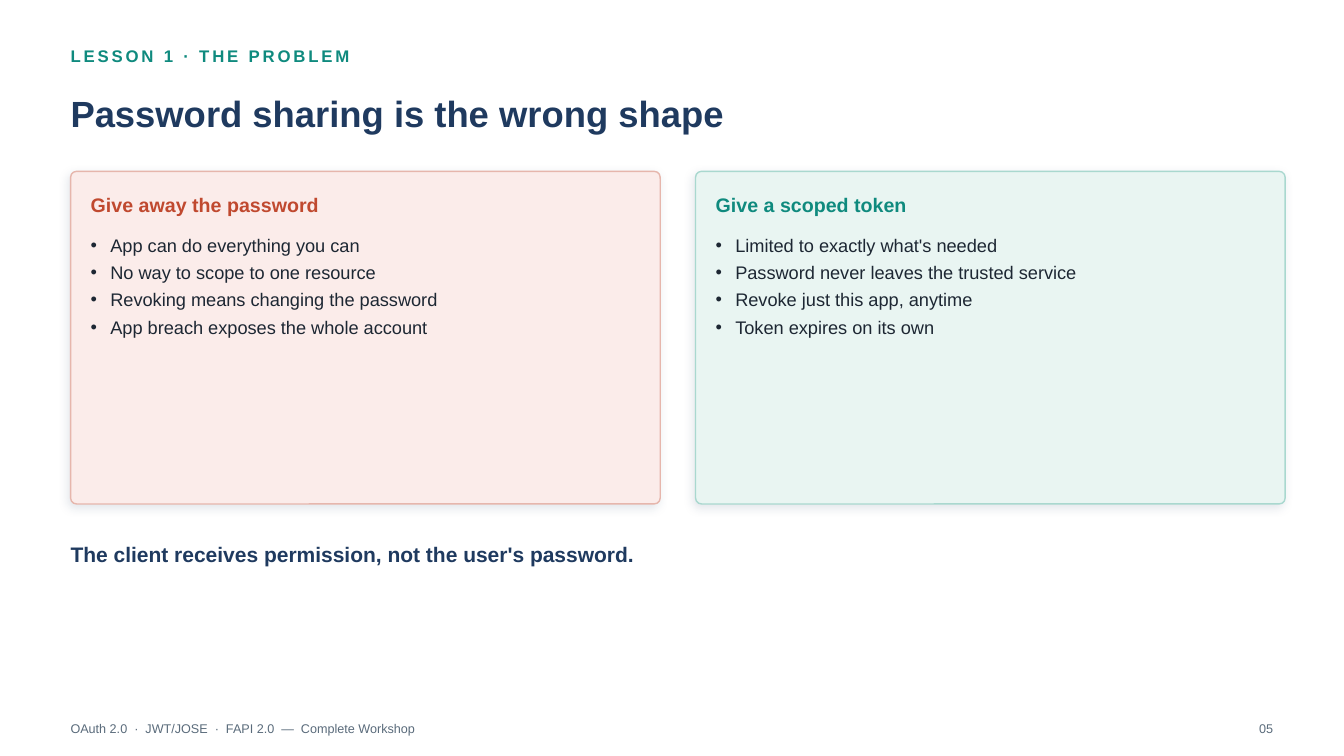
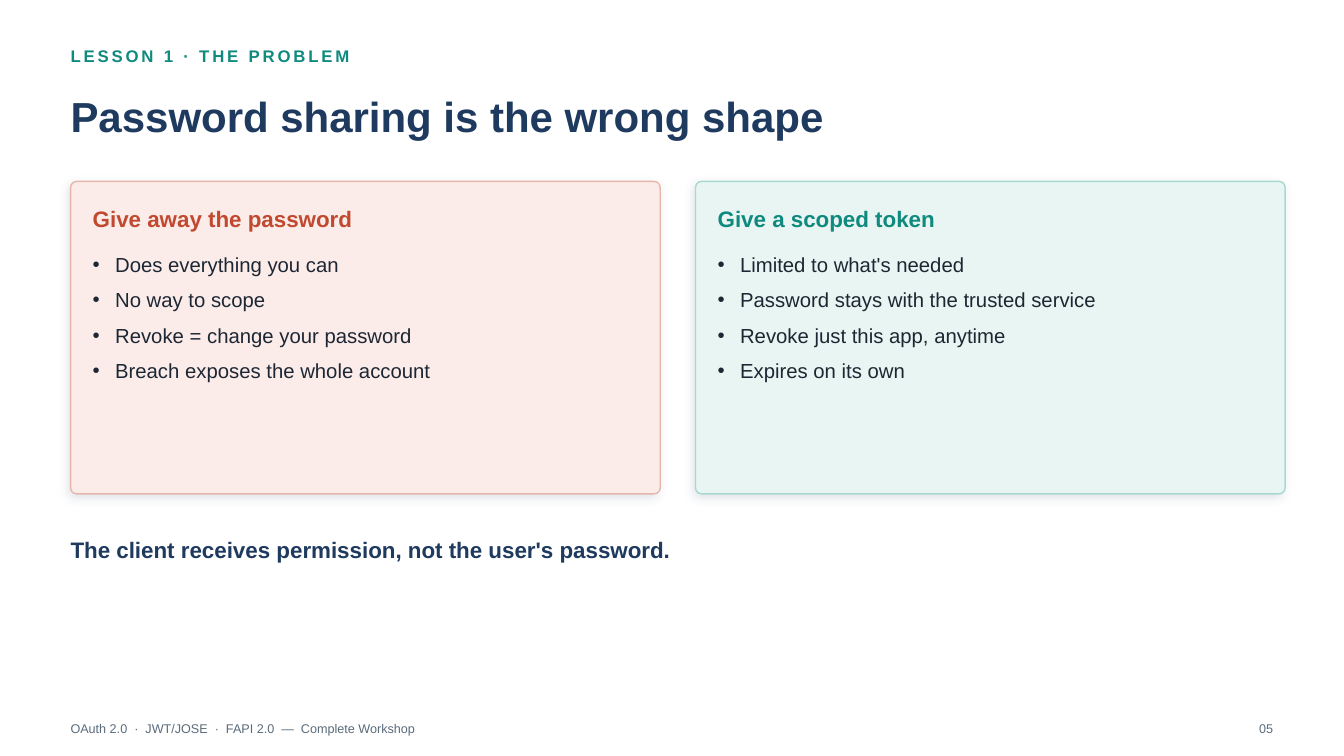
Before and after one commit to jufianto/blog-resource, a slide deck: slide 5 of oauth-learn/export/presentations/oauth_complete_workshop_lessons_1_8.pptx. Drawn at 1344x756 pixels with LibreOffice and Linux fonts; fonts in the diff are those of the drawing. Boxes give left, top, right and bottom in pixels: in the first picture for what was removed or moved away, otherwise in the second. Text is boxed around its words. In the diff, an @@ line names an element or a change of style, - is before the commit and + after.

```diff
--- a/oauth-learn/export/presentations/oauth_complete_workshop_lessons_1_8.pptx
+++ b/oauth-learn/export/presentations/oauth_complete_workshop_lessons_1_8.pptx
@@ text "Password sharing is the wrong ..." at bbox=[71, 101, 823, 141]: size 26 to 30 pt @@
@@ rounded rectangle: place and size @@
-rounded rectangle at bbox=[71, 171, 660, 504]
+rounded rectangle at bbox=[71, 181, 660, 494]
@@ rounded rectangle at bbox=[71, 181, 660, 494]: proportions changed @@
@@ text "Give away the password": place and size @@
-text "Give away the password" at bbox=[91, 197, 319, 216]
+text "Give away the password" at bbox=[93, 210, 352, 232]
@@ text "Give away the password" at bbox=[93, 210, 352, 232]: size 14 to 16 pt @@
@@ rounded rectangle at bbox=[696, 181, 1286, 494]: proportions changed @@
@@ rounded rectangle: place and size @@
-rounded rectangle at bbox=[696, 171, 1286, 504]
+rounded rectangle at bbox=[696, 181, 1286, 494]
@@ text "Give a scoped token" at bbox=[718, 210, 935, 232]: size 14 to 16 pt @@
@@ text "Give a scoped token": place and size @@
-text "Give a scoped token" at bbox=[716, 197, 906, 216]
+text "Give a scoped token" at bbox=[718, 210, 935, 232]
@@ text at bbox=[115, 257, 430, 383]: text changed; size 13 to 14.5 pt @@
-• App can do everything you can
-• No way to scope to one resource
-• Revoking means changing the password
-• App breach exposes the whole account
+• Does everything you can
+• No way to scope
+• Revoke = change your password
+• Breach exposes the whole account
@@ text "Limited to what's needed": place and size @@
-text "Limited to what's needed" at bbox=[735, 238, 1076, 338]
+text "Limited to what's needed" at bbox=[740, 257, 1095, 383]
@@ text at bbox=[740, 257, 1095, 311]: text changed; size 13 to 14.5 pt @@
-• Limited to exactly what's needed
-• Password never leaves the trusted service
+• Limited to what's needed
+• Password stays with the trusted service
@@ text at bbox=[740, 328, 1005, 348]: size 13 to 14.5 pt in "Revoke just this app, anytime"; indent changed; more space between paragraphs @@
@@ text at bbox=[740, 363, 905, 383]: text changed; size 13 to 14.5 pt @@
-• Token expires on its own
+• Expires on its own
@@ text "The client receives permission, not ..." at bbox=[71, 541, 670, 563]: size 15 to 16 pt @@
```
Also in this commit, not shown: 23 other slides changed, 30 other files.
